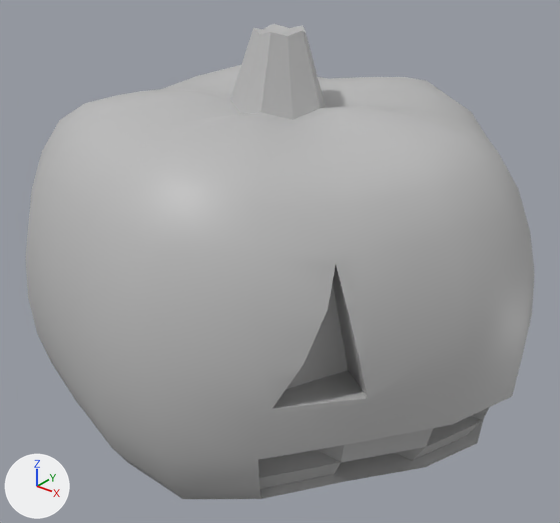
What one commit did to the FBX model Assets/Ingredients/Pumpkinhead/pumpkinhead.fbx.
Before and after are seen from a 50 mm camera at (0.032, -0.0402, 0.0433) aimed at (0.0007, -0.0011, 0.0191). Every picture has the same lights, and +X, +Y and +Z are marked at lower left. Where no turn or scale is listed for an object, it has been applied to the vertices. Vertices at the same position are counted once.

The first picture shows 'pumpkinhead'.
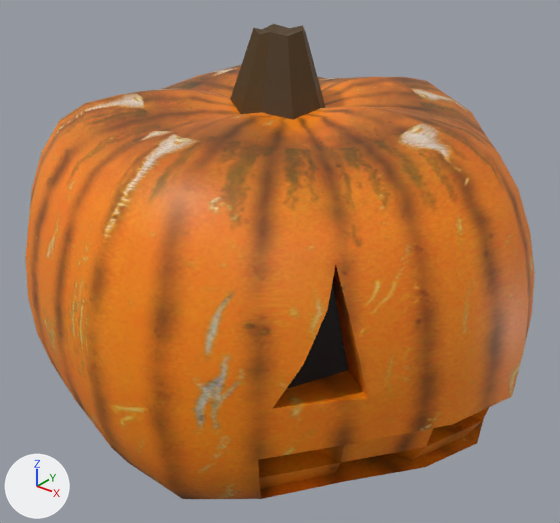
Changed parts and their boxes (x1, y1, x2, y2) in the pictures (560 x 523 px):
'pumpkinhead', surface changed (grey to orange): (25, 24, 535, 499) in both

Diff of the bpy script that builds the scene:
```diff
--- a/Assets/Ingredients/Pumpkinhead/pumpkinhead.fbx.py
+++ b/Assets/Ingredients/Pumpkinhead/pumpkinhead.fbx.py
@@ img_pumpkin_color_jpg @@
+img_pumpkin_color_jpg = load_image('Pumpkin_Color.jpg', '../Textures/Pumpkin_Color.jpg', 1600, 640, 'sRGB')
@@ mat_lambert1 @@
 mat_lambert1 = principled_material('lambert1')
-mat_lambert1.base_color = (0.5, 0.5, 0.5)  # grey #bcbcbc
+mat_lambert1.texture = img_pumpkin_color_jpg
@@ me_mesh @@
 me_mesh.from_pydata(...)  # 440 vertices, 469 faces; spans x -0.0179..0.0179, y -0.0179..0.0179, z -0.0142..0.0142
 # used by ob_pumpkinhead; location = (0.00065, 0.0, 0.02093)
+# me_mesh part 1: texture (UV) coordinates of 469 of 469 faces, centred in x -0.0177..0.017, y -0.0177..0.0177, z -0.0139..0.0139, changed; they spanned u 0.0..1.0, v 0.0..1.0 and now span u 0.0..1.58, v -0.54..1.46
 me_mesh.materials.append(mat_lambert1)
```
